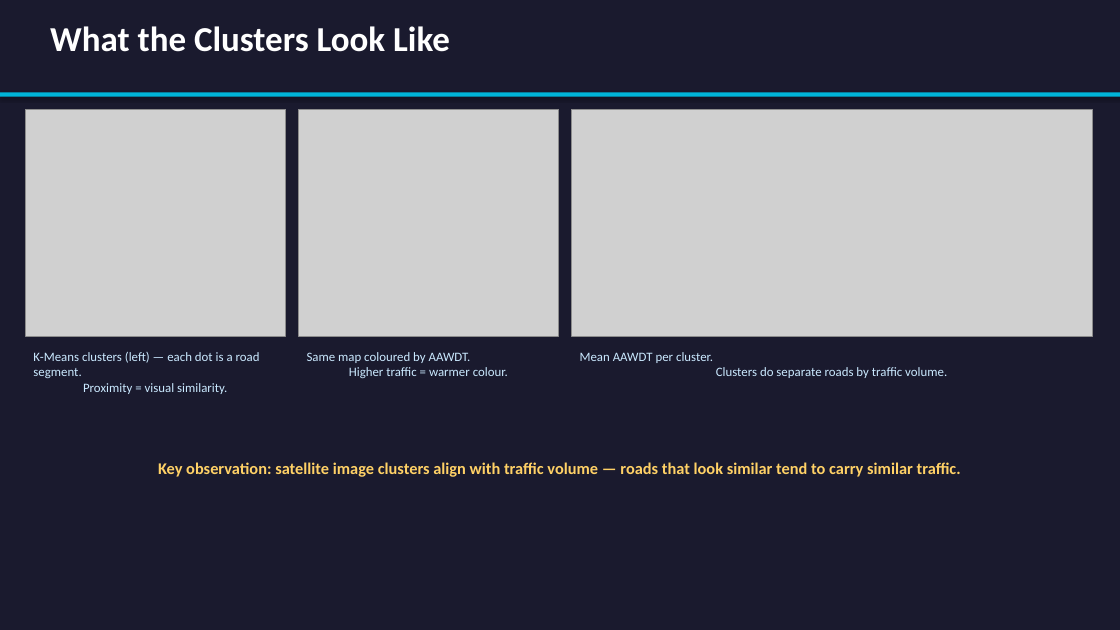
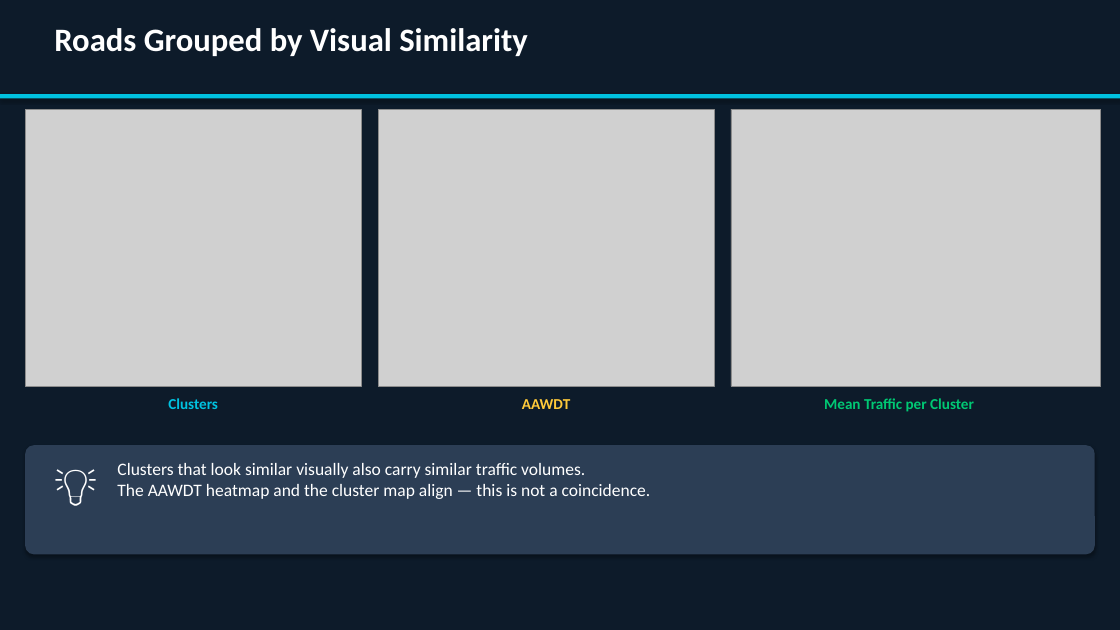
Before and after one commit to Mohammedmostain/road_embedding_clustering, a slide deck: slide 4 of Weekly_Update_Presentation.pptx. Drawn at 1120x630 pixels with LibreOffice and Linux fonts; fonts in the diff are those of the drawing; grey boxes stand for pictures. Boxes give left, top, right and bottom in pixels: in the first picture for what was removed or moved away, otherwise in the second. Text is boxed around its words. In the diff, an @@ line names an element or a change of style, - is before the commit and + after.

```diff
--- a/Weekly_Update_Presentation.pptx
+++ b/Weekly_Update_Presentation.pptx
@@ rectangle at <box>0,0,1120,630</box>: fill #1A1A2E to #0D1B2A @@
@@ text removed at <box>50,26,450,52</box> @@
-What the Clusters Look Like
@@ text added at <box>54,28,528,56</box>, 28 pt, text #FFFFFF, bold @@
+Roads Grouped by Visual Similarity
@@ rectangle at <box>0,94,1120,98</box>: fill #00B4D8 to #00C2E0 @@
@@ picture: place and size @@
-picture at <box>25,109,286,336</box>
+picture at <box>25,109,361,386</box>
@@ picture: place and size @@
-picture at <box>298,109,559,336</box>
+picture at <box>378,109,714,386</box>
@@ picture: place and size @@
-picture at <box>571,109,1092,336</box>
+picture at <box>731,109,1101,386</box>
@@ text at <box>168,398,218,409</box>: text changed; size 11 to 13 pt; text colour #CAE9FF to #00C2E0; bold on @@
-K-Means clusters (left) — each dot is a road segment.
-Proximity = visual similarity.
+Clusters
@@ text at <box>522,399,570,409</box>: text changed; size 11 to 13 pt; text colour #CAE9FF to #FFCA3A; bold on @@
-Same map coloured by AAWDT.
-Higher traffic = warmer colour.
+AAWDT
@@ text at <box>824,398,974,412</box>: text changed; size 11 to 13 pt; text colour #CAE9FF to #00C974; bold on @@
-Mean AAWDT per cluster.
-Clusters do separate roads by traffic volume.
+Mean Traffic per Cluster
@@ rounded rectangle added at <box>25,445,1095,555</box>, fill #2C3E55 @@
@@ text added at <box>42,454,109,546</box>, 36 pt, text #FFFFFF @@
+💡
@@ text at <box>117,463,651,499</box>: text changed; size 14 to 15 pt; text colour #FFD166 to #FFFFFF; bold off @@
-Key observation: satellite image clusters align with traffic volume — roads that look similar tend to carry similar traffic.
+Clusters that look similar visually also carry similar traffic volumes.
+The AAWDT heatmap and the cluster map align — this is not a coincidence.
```
Also in this commit, not shown: 6 other slides changed, 1 other file.
